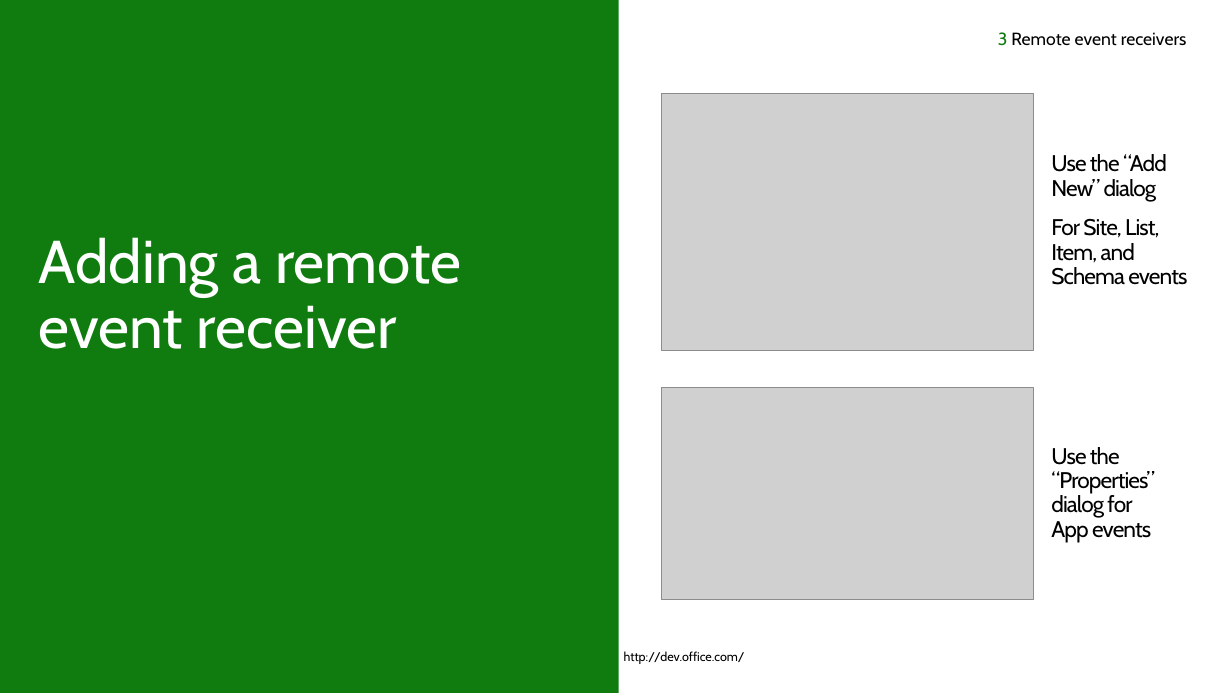
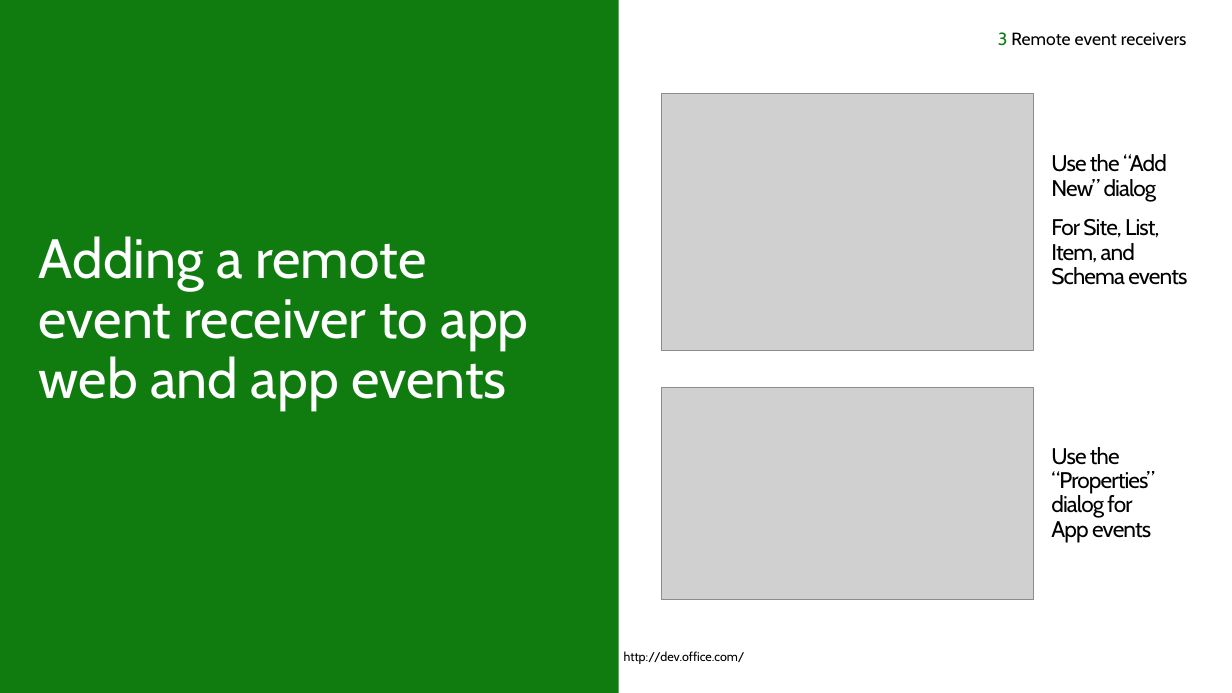
Before and after one commit to OfficeDev/TrainingContent, a slide deck: slide 21 of O3652/O3652-6 Deep Dive into Provider Hosted Add-ins/O3652-6 Deep Dive into Provider Hosted Apps.pptx (slide 22 before the commit). Drawn at 1232x693 pixels with LibreOffice and Linux fonts; fonts in the diff are those of the drawing; grey boxes stand for pictures; background and template pictures are left out. Boxes give left, top, right and bottom in pixels: in the first picture for what was removed or moved away, otherwise in the second. Text is boxed around its words. In the diff, an @@ line names an element or a change of style, - is before the commit and + after.

```diff
--- a/O3652/O3652-6 Deep Dive into Provider Hosted Add-ins/O3652-6 Deep Dive into Provider Hosted Apps.pptx
+++ b/O3652/O3652-6 Deep Dive into Provider Hosted Add-ins/O3652-6 Deep Dive into Provider Hosted Apps.pptx
@@ text at [39,236,529,410]: text changed; size 48 to 44 pt @@
-Adding a remote event receiver
+Adding a remote event receiver to app web and app events
```
Also in this commit, not shown: 16 other slides changed, 1 slide added, 3 slides removed.
